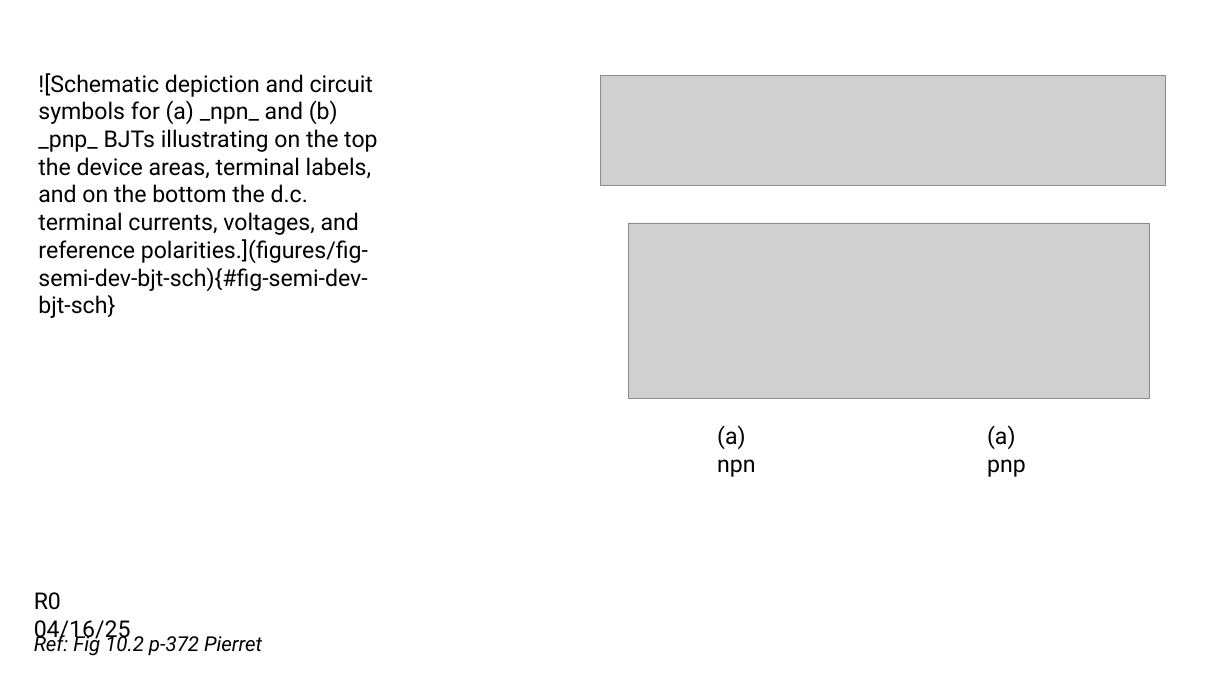
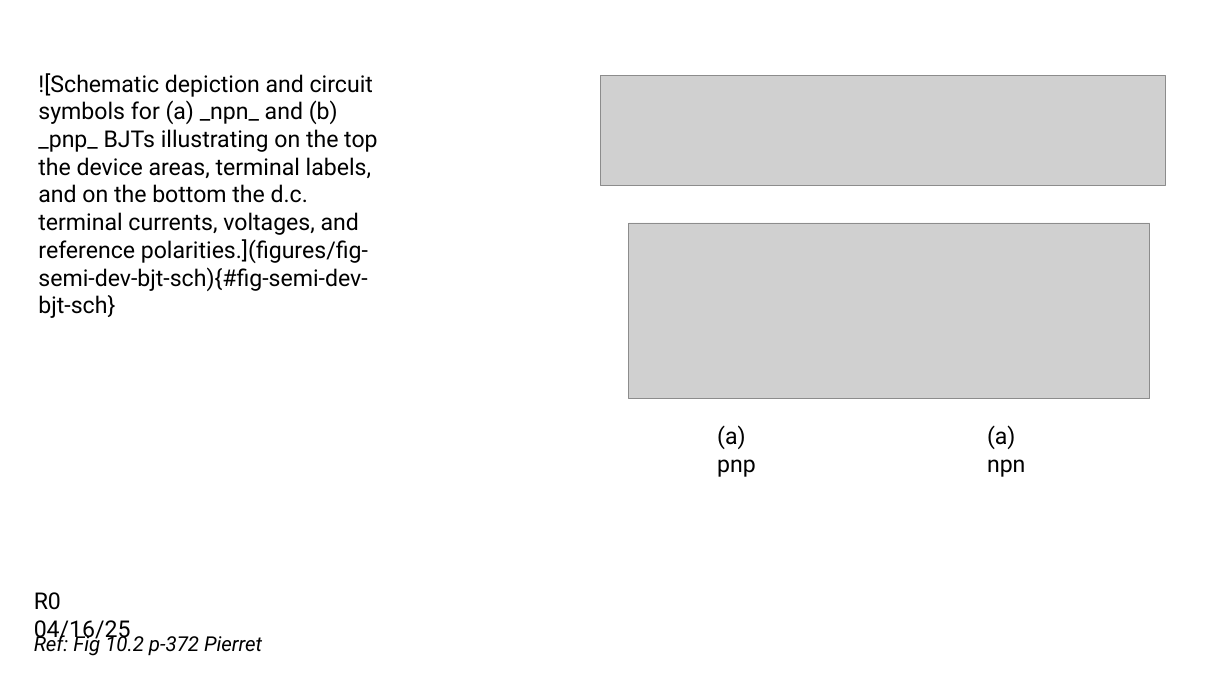
Before and after one commit to mixignal-press/ebook-ice1, a slide deck: slide 19 of figures/fig.pptx. Drawn at 1232x693 pixels with LibreOffice and Linux fonts; fonts in the diff are those of the drawing; grey boxes stand for pictures. Boxes give left, top, right and bottom in pixels: in the first picture for what was removed or moved away, otherwise in the second. Text is boxed around its words. In the diff, an @@ line names an element or a change of style, - is before the commit and + after.

```diff
--- a/figures/fig.pptx
+++ b/figures/fig.pptx
@@ text at <box>717,425,756,477</box>: text changed @@
-(a) npn
+(a) pnp
@@ text at <box>987,425,1025,477</box>: text changed @@
-(a) pnp
+(a) npn
```
Also in this commit, not shown: 1 other slide changed, 2 other files.
